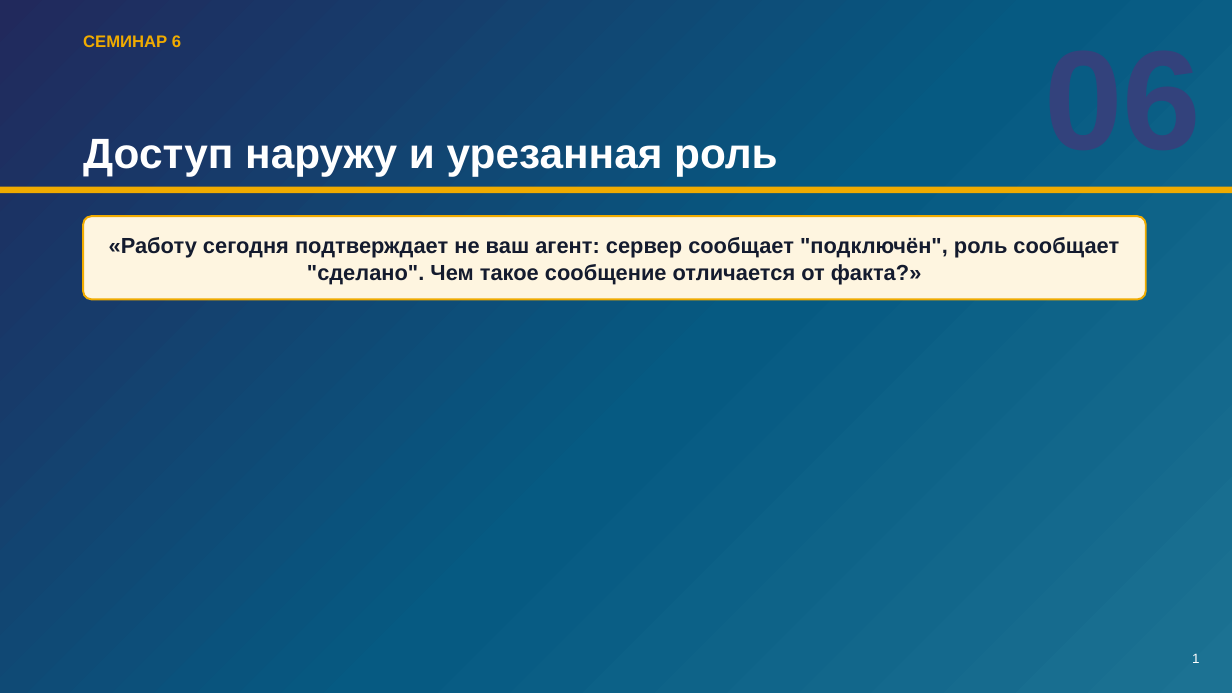
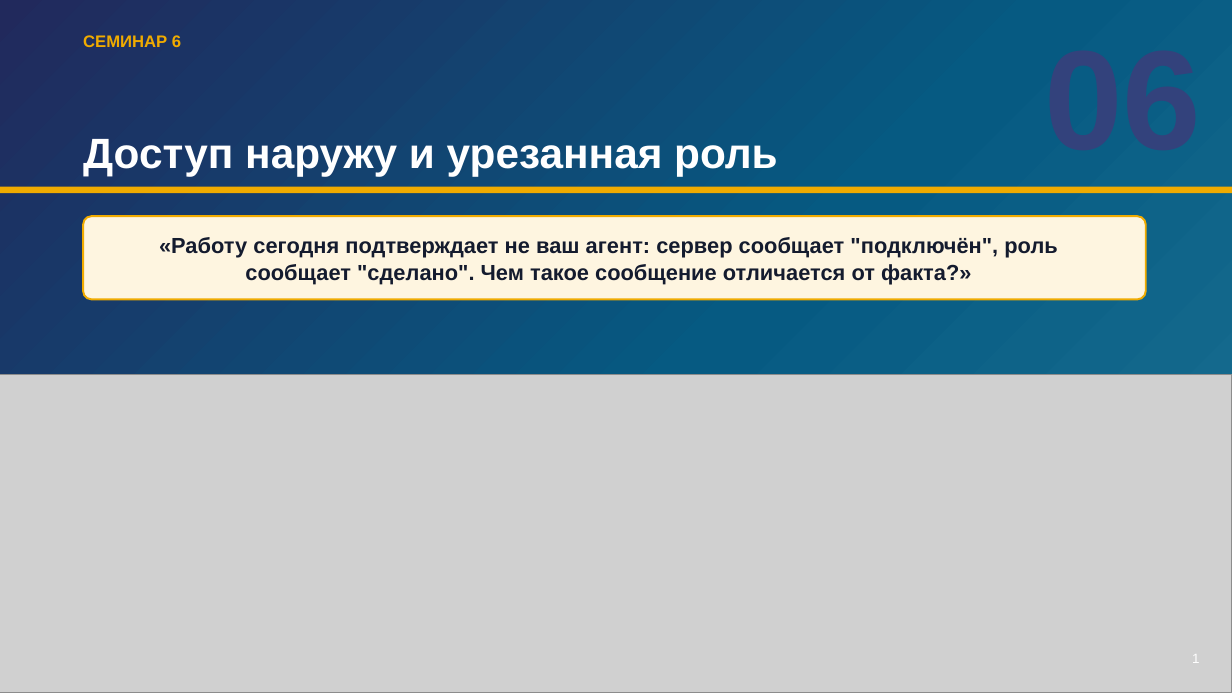
Before and after one commit to tellina-study/AI-usage-lessons, a slide deck: slide 1 of library/seminars/sem-06/rendered/sem-06.pptx. Drawn at 1232x693 pixels with LibreOffice and Linux fonts; fonts in the diff are those of the drawing; grey boxes stand for pictures. Boxes give left, top, right and bottom in pixels: in the first picture for what was removed or moved away, otherwise in the second. Text is boxed around its words. In the diff, an @@ line names an element or a change of style, - is before the commit and + after.

```diff
--- a/library/seminars/sem-06/rendered/sem-06.pptx
+++ b/library/seminars/sem-06/rendered/sem-06.pptx
@@ text "«Работу сегодня подтверждает не ваш ..." rewrapped from (109,237,1119,284) to (159,237,1057,284) @@
@@ picture added at (0,375,1232,693) @@
```
Also in this commit, not shown: 19 other slides changed, 24 other files.
